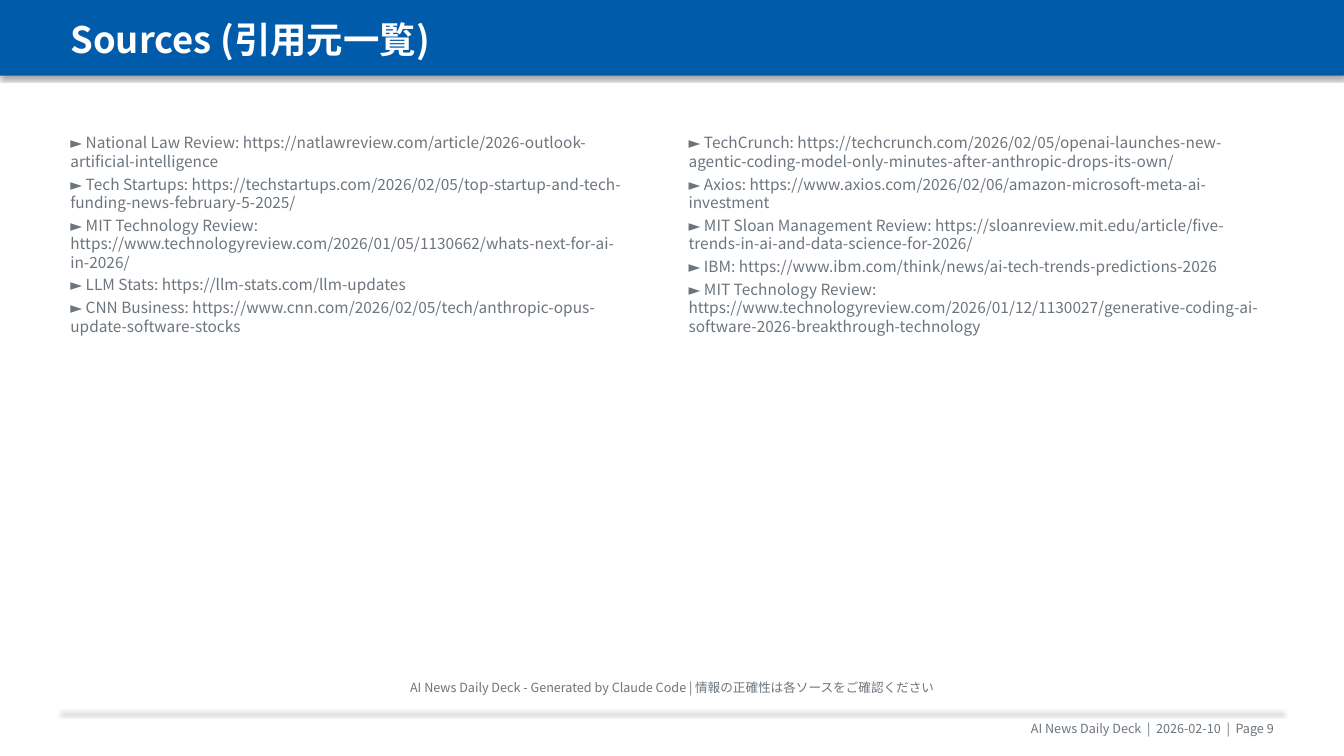
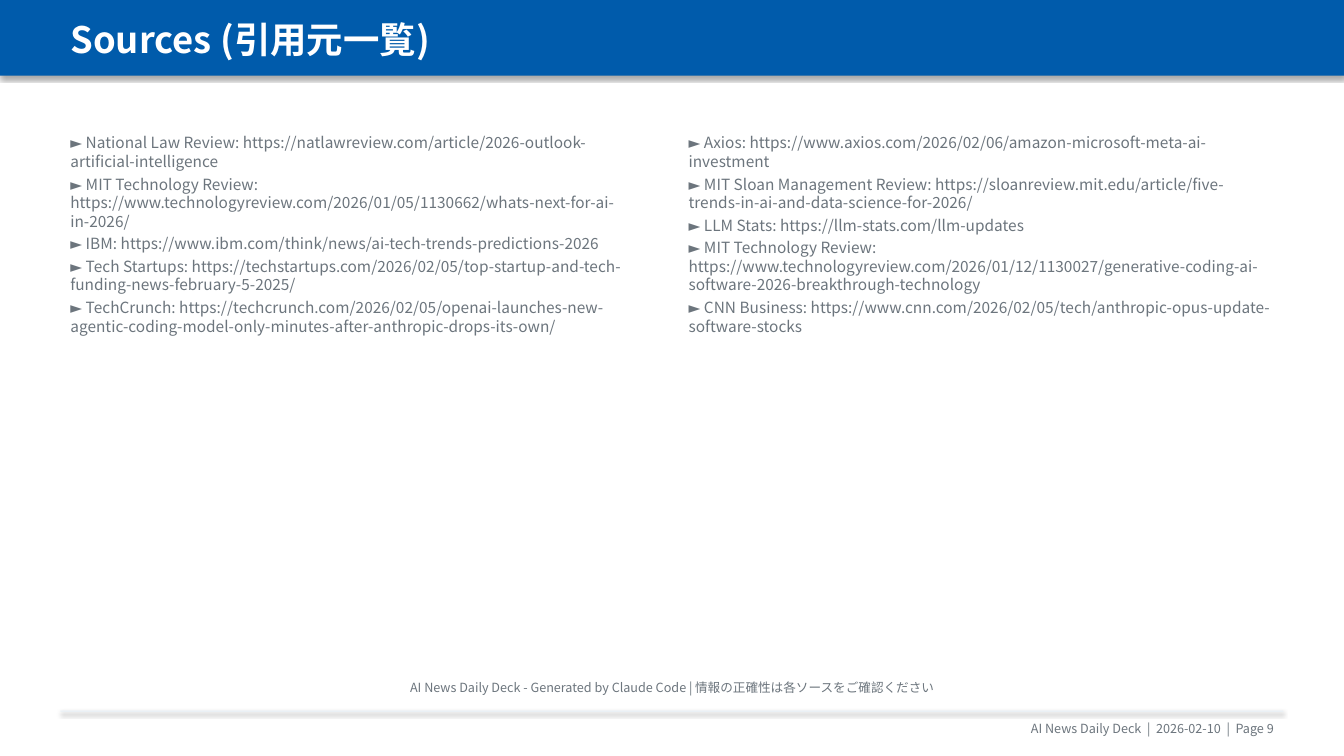
Before and after one commit to chel2311/ai-news-deck-reports, a slide deck: slide 10 of 2026-02-10/report.pptx. Drawn at 1344x756 pixels with LibreOffice and Linux fonts; fonts in the diff are those of the drawing. Boxes give left, top, right and bottom in pixels: in the first picture for what was removed or moved away, otherwise in the second. Text is boxed around its words. In the diff, an @@ line names an element or a change of style, - is before the commit and + after.

```diff
--- a/2026-02-10/report.pptx
+++ b/2026-02-10/report.pptx
@@ text at <box>689,136,1221,171</box>: paragraph removed @@
-► TechCrunch: https://techcrunch.com/2026/02/05/openai-launches-new-agentic-coding-model-only-minutes-after-anthropic-drops-its-own/
@@ text at <box>70,178,614,253</box>: paragraphs added @@
+► MIT Technology Review: https://www.technologyreview.com/2026/01/05/1130662/whats-next-for-ai-in-2026/
+► IBM: https://www.ibm.com/think/news/ai-tech-trends-predictions-2026
@@ text at <box>704,219,1024,235</box>: text changed @@
-► IBM: https://www.ibm.com/think/news/ai-tech-trends-predictions-2026
+► LLM Stats: https://llm-stats.com/llm-updates
@@ text at <box>70,301,603,336</box>: text changed @@
-► MIT Technology Review: https://www.technologyreview.com/2026/01/05/1130662/whats-next-for-ai-in-2026/
-► LLM Stats: https://llm-stats.com/llm-updates
-► CNN Business: https://www.cnn.com/2026/02/05/tech/anthropic-opus-update-software-stocks
+► TechCrunch: https://techcrunch.com/2026/02/05/openai-launches-new-agentic-coding-model-only-minutes-after-anthropic-drops-its-own/
@@ text at <box>689,301,1270,332</box>: paragraph added @@
+► CNN Business: https://www.cnn.com/2026/02/05/tech/anthropic-opus-update-software-stocks
```
Also in this commit, not shown: 6 other files.
